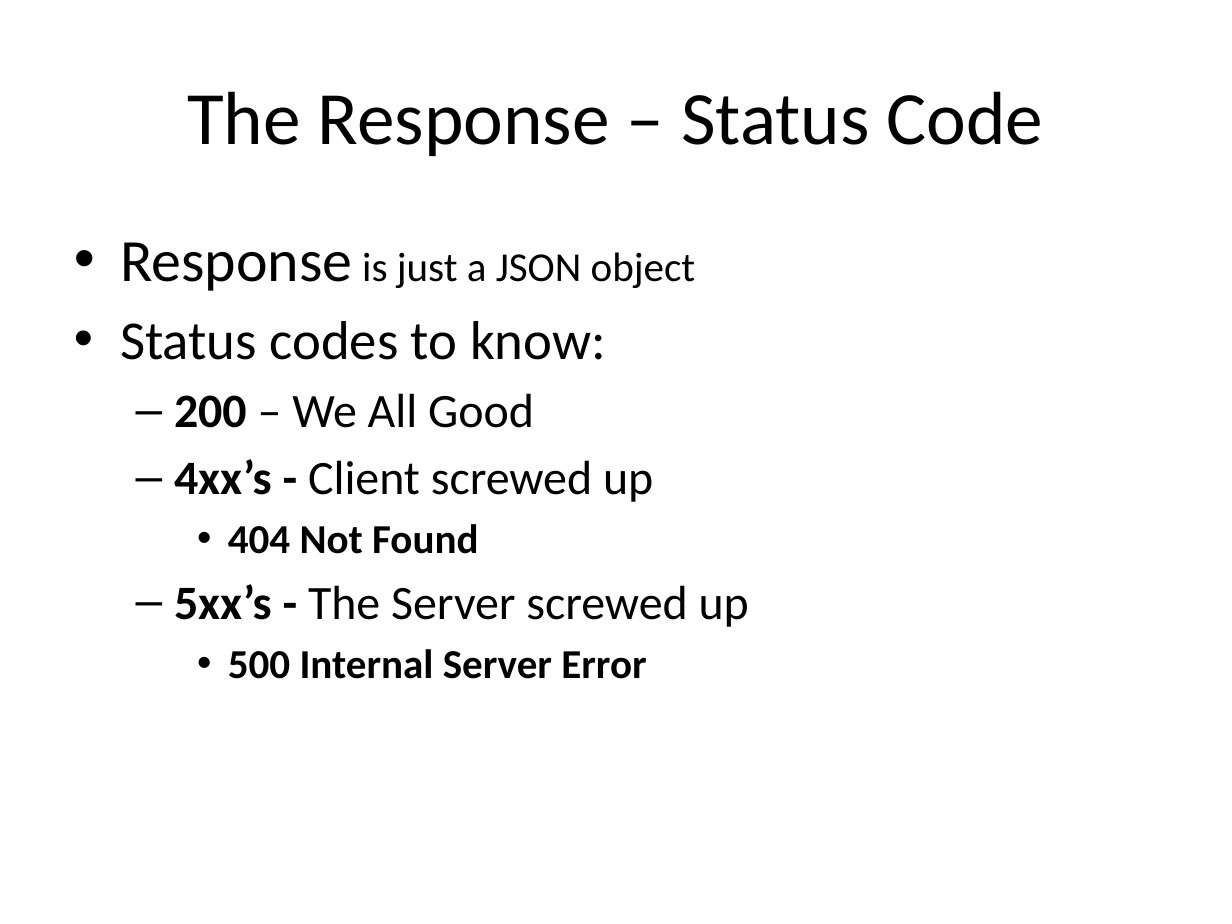
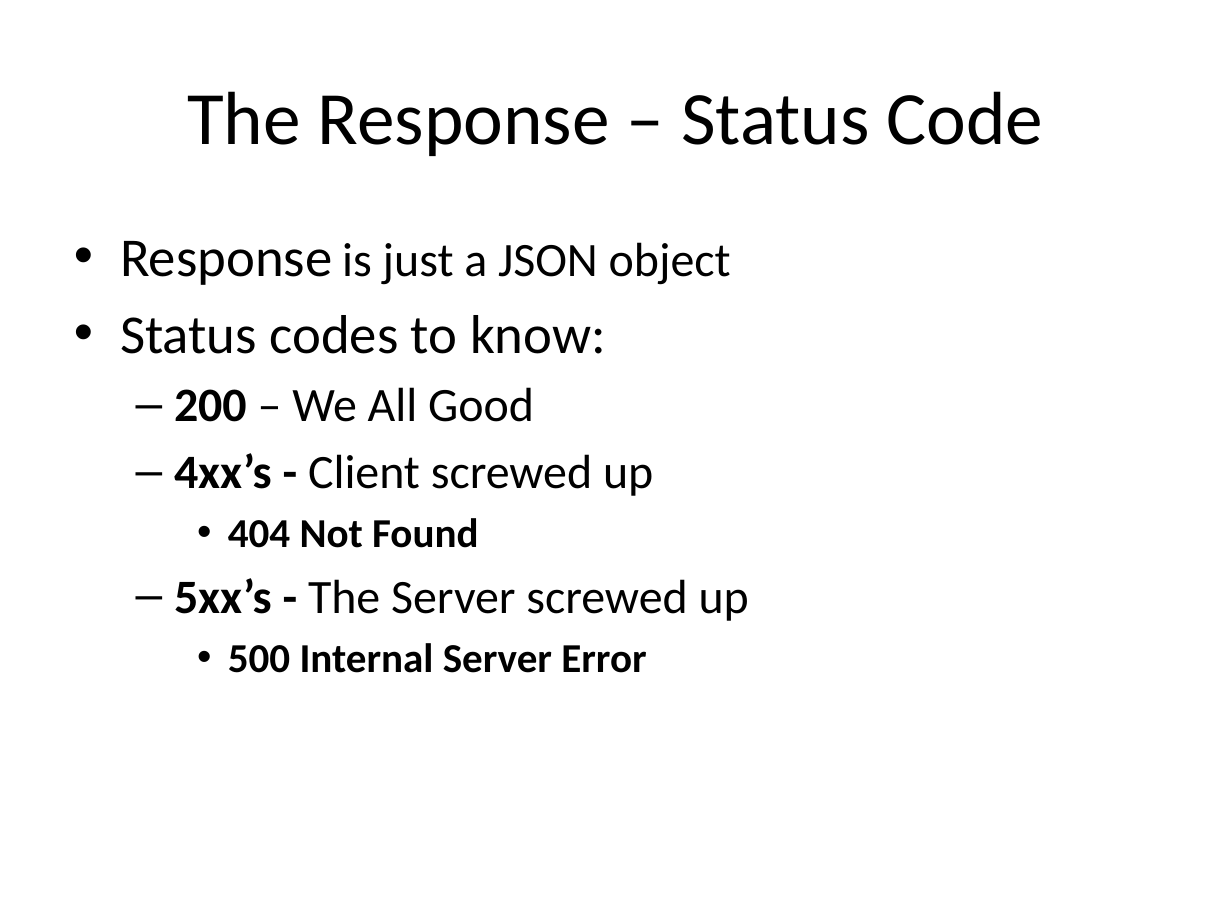
Before and after one commit to uwmadisonieee/Tutorials, a slide deck: slide 9 of Servers/Servers and Databases.pptx. Drawn at 1232x924 pixels with LibreOffice and Linux fonts; fonts in the diff are those of the drawing. Boxes give left, top, right and bottom in pixels: in the first picture for what was removed or moved away, otherwise in the second. Text is boxed around its words. In the diff, an @@ line names an element or a change of style, - is before the commit and + after.

```diff
--- a/Servers/Servers and Databases.pptx
+++ b/Servers/Servers and Databases.pptx
@@ text at [120, 241, 731, 285]: size 35 to 32 pt in "Response"; size 24 to 28 pt in "is just a JSON object" @@
```
Also in this commit, not shown: 2 other slides changed, 37 slides added, 1 other file.
